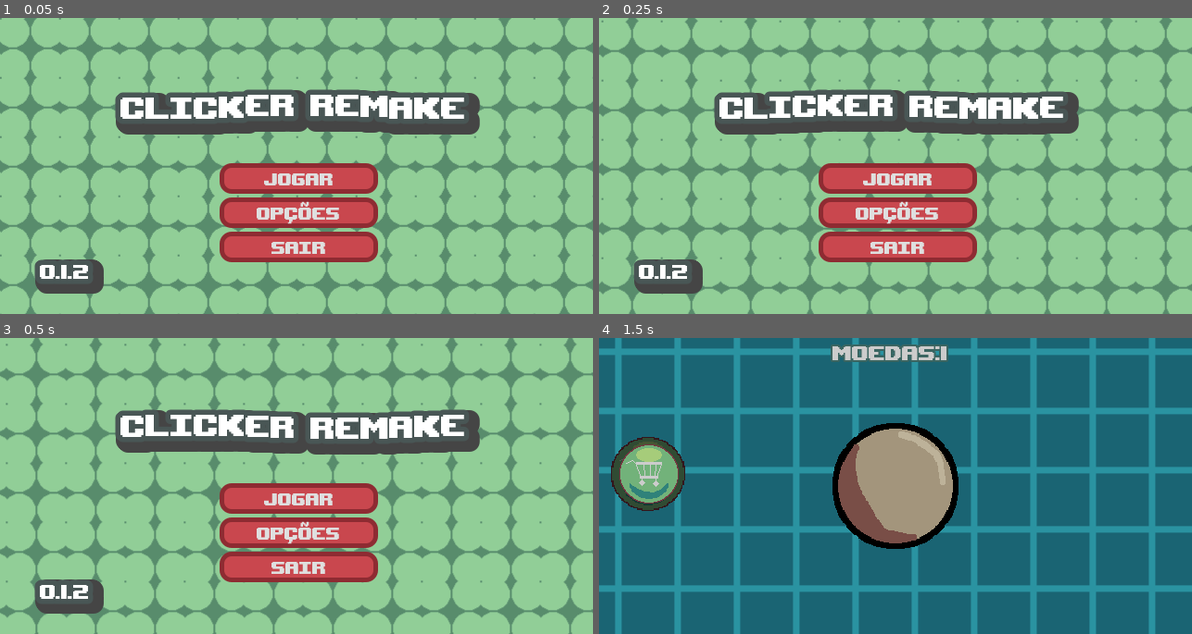
Above: before the commit, frames 1-4 (two rows, left to right).
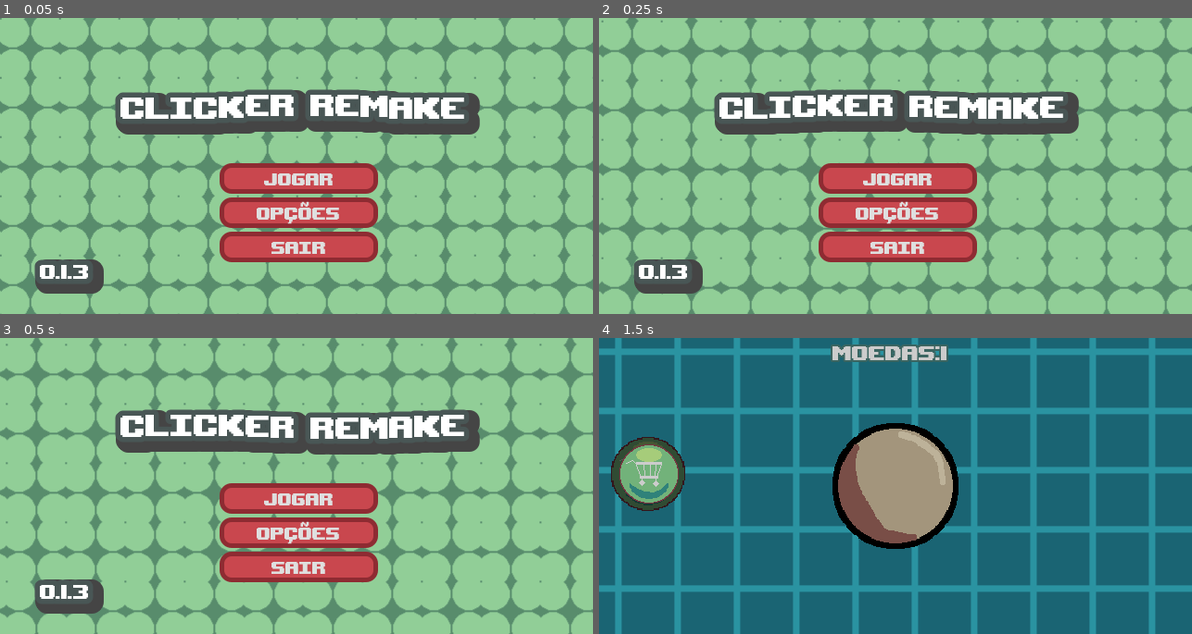
Above: after the commit, the same moments.

Repository: NormyNaoExiste/clicker-remake
Game: Godot game, scene res://Cenas/menu_principal.tscn
The game is run twice, just before and just after one commit, with the same random seed, the same clock (stepped at 60 frames per second) and the same inputs.
Inputs (mouse positions are in pixels of both pictures, inside the frame that each line leads up to):
- Up to frame 1 (0.05 s): no input
- Up to frame 2 (0.25 s): no input
- Up to frame 3 (0.5 s): no input
- Up to frame 4 (1.5 s): click "Jogar" at 0.5 s; click (895, 486) at 1.25 s

The runs differ from the first frame. In frame 1, less than 0.1% of the frame differs, in the area x 12-18%, y 81-94%; in frame 2, less than 0.1%; in frame 3, less than 0.1%; in frame 4, nothing differs.

Commit message:
texto corrigido

Diff:
--- a/Cenas/menu_principal.tscn
+++ b/Cenas/menu_principal.tscn
@@ -152,7 +152,7 @@
 offset_top = 0.15997314
 offset_right = -0.16001129
 offset_bottom = -0.040008545
-text = "0.1.2"
+text = "0.1.3"
 label_settings = ExtResource("4_qb56n")
 metadata/_edit_use_anchors_ = true
 
